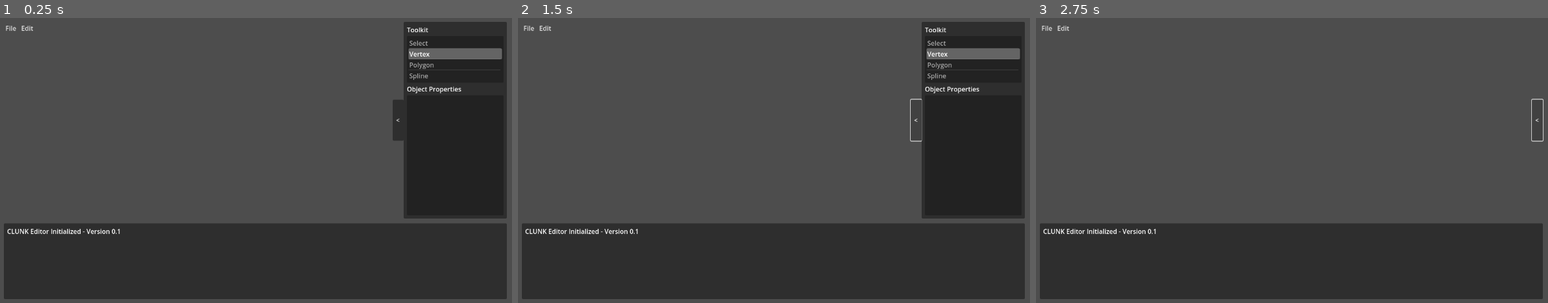
Above: before the commit, frames 1-3 (left to right).
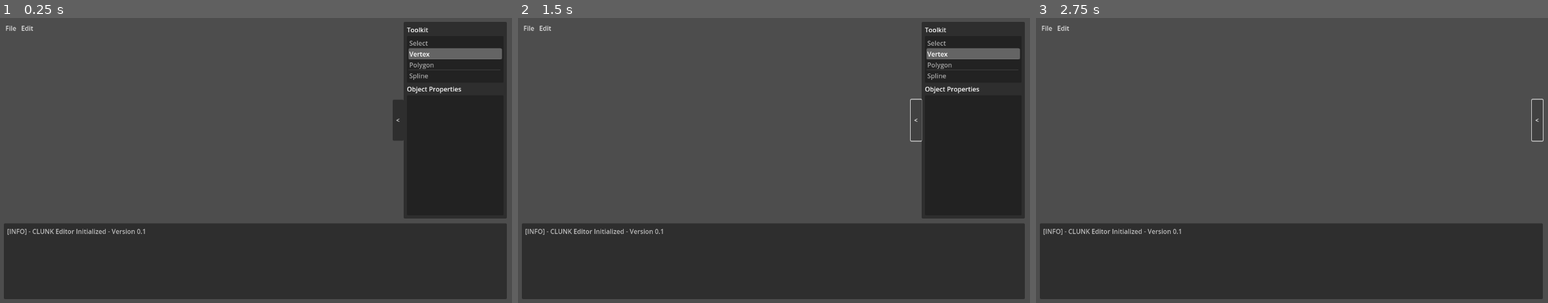
Above: after the commit, the same moments.

Repository: jeffinitup/clunk
Game: Godot game, scene res://scene/editor.tscn
Two runs of this game, one before a commit and one after it. Both use one fixed random seed, a clock stepped at 60 frames per second and the inputs below.
Inputs:
- Up to frame 1 (0.25 s): no input
- Up to frame 2 (1.5 s): click "<" at 0.5 s; click "<" at 1.25 s
- Up to frame 3 (2.75 s): click "<" at 2 s

The runs differ from the first frame. In frame 1, 0.3% of the frame differs, in the area x 1-29%, y 73-77%; in frame 2, 0.3%; in frame 3, 0.3%.

Commit message:
better logging

Diff:
--- a/clunk-editor/project.godot
+++ b/clunk-editor/project.godot
@@ -17,6 +17,10 @@
 config/features=PackedStringArray("4.3", "GL Compatibility")
 config/icon="res://icon.svg"
 
+[autoload]
+
+Logger="*res://scripts/logger.gd"
+
 [display]
 
 window/size/viewport_width=1280
--- a/clunk-editor/scene/editor.tscn
+++ b/clunk-editor/scene/editor.tscn
@@ -130,6 +130,7 @@
 
 [node name="text" type="RichTextLabel" parent="interface/gui/vsort/console"]
 layout_mode = 2
+bbcode_enabled = true
 scroll_following = true
 
 [node name="tool_manager" type="Node" parent="interface"]
@@ -137,7 +138,6 @@
 
 [connection signal="level_loaded" from="." to="action_manager" method="on_level_loaded"]
 [connection signal="level_loaded" from="." to="interface" method="on_level_load"]
-[connection signal="action_made" from="action_manager" to="interface" method="print_to_console"]
 [connection signal="id_pressed" from="interface/gui/vsort/main/tabs/File" to="interface" method="file_option_pressed"]
 [connection signal="id_pressed" from="interface/gui/vsort/main/tabs/Edit" to="interface" method="edit_option_pressed"]
 [connection signal="pressed" from="interface/gui/vsort/main/showhide" to="interface" method="show_hide"]
--- a/clunk-editor/scripts/action_manager.gd
+++ b/clunk-editor/scripts/action_manager.gd
@@ -3,8 +3,6 @@
 
 ## Fired when any action is modified (undone, redone)
 signal action_modified()
-## Fired when action is made
-signal action_made(descriptor : String)
 
 ## Depth of history to keep track of
 const DEPTH = 50
@@ -40,12 +38,12 @@
 
 	history.add_do_property(poly, &"points", poly.points)
 	history.add_do_method(func() -> void:
-		action_made.emit("Polygon %d moved to new position" % action.rid)
+		Logger.log_history("Polygon %d moved to new position" % action.rid)
 	)
 
 	history.add_undo_property(poly, &"points", action.original)
 	history.add_undo_method(func() -> void:
-		action_made.emit("Polygon %d moved to old position" % action.rid)
+		Logger.log_history("Polygon %d moved to old position" % action.rid)
 	)
 	history.add_undo_reference(action)
 
@@ -61,13 +59,13 @@
 	history.add_do_method(func() -> void:
 		var hist_poly := data_ref.pop_back() as Editor.Polygon
 		owner.level.polygons.append(hist_poly)
-		action_made.emit("Polygon %d added to scene" % hist_poly.rid)
+		Logger.log_history("Polygon %d added to scene" % hist_poly.rid)
 		owner.polys_updated.emit(owner.level.polygons)
 	)
 	history.add_undo_method(func() -> void:
 		var hist_poly := owner.level.polygons.pop_back() as Editor.Polygon
 		data_ref.push_back(hist_poly)
-		action_made.emit("Polygon %d removed from scene" % hist_poly.rid)
+		Logger.log_history("Polygon %d removed from scene" % hist_poly.rid)
 		owner.polys_updated.emit(owner.level.polygons)
 	)
 
@@ -81,11 +79,11 @@
 	var original = editor.level.get(property)
 	history.add_do_property(editor.level, property, value)
 	history.add_do_method(func() -> void:
-		action_made.emit("Property %s changed to %s" % [property, value])
+		Logger.log_history("Property %s changed to %s" % [property, value])
 	)
 	history.add_undo_property(editor.level, property, original)
 	history.add_undo_method(func() -> void:
-		action_made.emit("Property %s reverted" % property)
+		Logger.log_history("Property %s reverted" % property)
 	)
 
 	# Commit
@@ -99,11 +97,11 @@
 	var action : ActionLUTColor = ActionLUTColor.new(ind, original, color)
 	history.add_do_method(func() -> void:
 		editor.level.palette.color[action.ind] = action.new
-		action_made.emit("Color %d updated to %s" % [action.ind, action.new.to_html(false)])
+		Logger.log_history("Color %d updated to %s" % [action.ind, action.new.to_html(false)])
 	)
 	history.add_undo_method(func() -> void:
 		editor.level.palette.color[action.ind] = action.original
-		action_made.emit("Color %d reverted to %s" % [action.ind, action.original.to_html(false)])
+		Logger.log_history("Color %d reverted to %s" % [action.ind, action.original.to_html(false)])
 	)
 	history.add_do_reference(action)
 	history.add_undo_reference(action)
@@ -128,11 +126,11 @@
 	var action : ActionPalette = ActionPalette.new(original, palette)
 	history.add_do_method(func() -> void:
 		editor.level.palette = action.new
-		action_made.emit("Palette file changed.")
+		Logger.log_history("Palette file changed.")
 	)
 	history.add_undo_method(func() -> void:
 		editor.level.palette = action.original
-		action_made.emit("Palette reverted to previous.")
+		Logger.log_history("Palette reverted to previous.")
 	)
 	history.add_do_reference(action)
 	history.add_undo_reference(action)
--- a/clunk-editor/scripts/interface.gd
+++ b/clunk-editor/scripts/interface.gd
@@ -23,13 +23,15 @@
 func _ready() -> void:
 	# Print identifier to console
 	var version := ProjectSettings.get_setting("application/config/version") as String
-	print_to_console("CLUNK Editor Initialized - Version %s" % version)
+	Logger.message_logged.connect(print_to_console.bind())
+	Logger.log_default("CLUNK Editor Initialized - Version %s" % version)
 
 	# Make sure vertex mode is selected
 	tools_list.select(1)
 
 func on_level_load() -> void:
 	console.text = ""
+	Logger.log_default("Level loaded - %s" % editor.level.level_name)
 
 func show_hide() -> void:
 	main_panel.visible = not main_panel.visible
--- /dev/null
+++ b/clunk-editor/scripts/logger.gd
@@ -0,0 +1,36 @@
+### logger.gd
+extends Node
+
+## Fired when a new message is logged
+signal message_logged(msg : String)
+
+enum {
+	DEFAULT,
+	WARNING,
+	ERROR,
+	HISTORY
+}
+
+func log_string(message : String, type : int) -> void:
+	var prefix := get_prefix(type)
+	message = prefix + message
+	message_logged.emit(message)
+
+func log_default(message : String) -> void:
+	log_string(message, DEFAULT)
+
+func log_warning(message : String) -> void:
+	log_string(message, WARNING)
+
+func log_error(message : String) -> void:
+	log_string(message, ERROR)
+
+func log_history(message : String) -> void:
+	log_string(message, HISTORY)
+
+func get_prefix(type : int) -> String:
+	match type:
+		HISTORY:
+			return "[color=darkgray][i][HISTORY] - "
+		_:
+			return "[color=gray][INFO] - "
